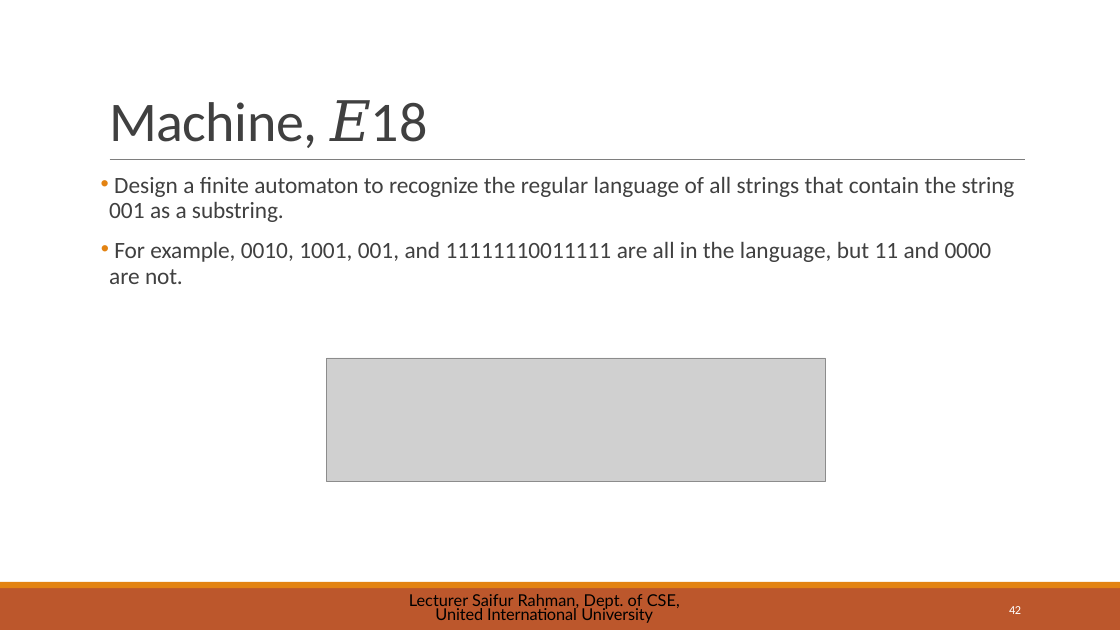
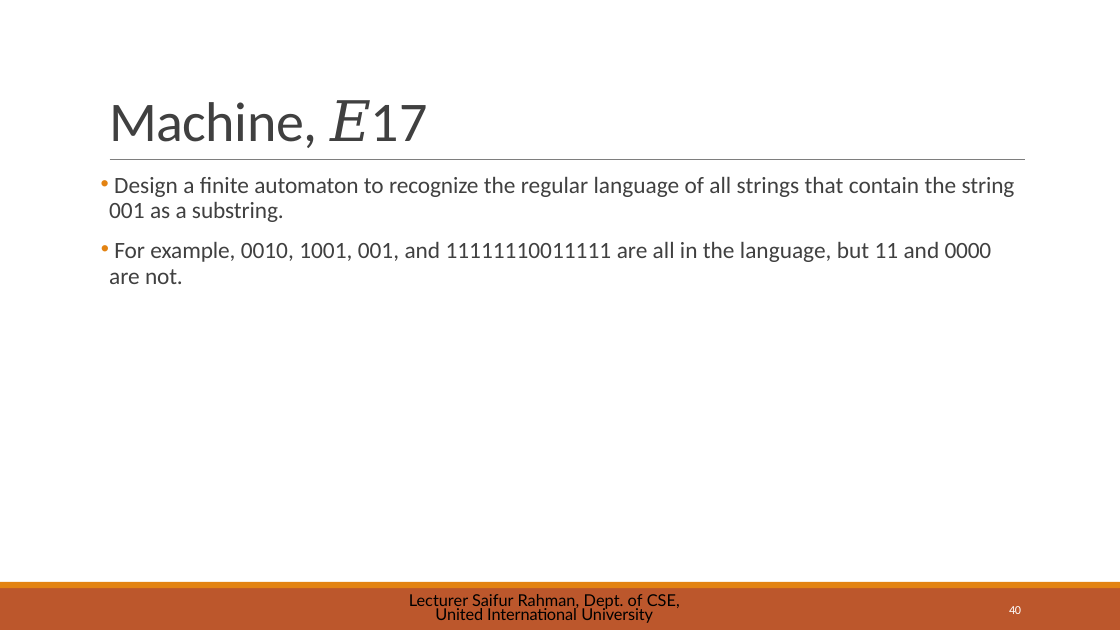
Before and after one commit to saifurrahman1701/UIU-Courses-Materials-, a slide deck: slide 40 of BSCSE/[251] Spring 2025/Theory of Computation_CSE 2233/Slides/03 - DFA.pptx (slide 42 before the commit). Drawn at 1120x630 pixels with LibreOffice and Linux fonts; fonts in the diff are those of the drawing; grey boxes stand for pictures. Boxes give left, top, right and bottom in pixels: in the first picture for what was removed or moved away, otherwise in the second. Text is boxed around its words. In the diff, an @@ line names an element or a change of style, - is before the commit and + after.

```diff
--- a/BSCSE/[251] Spring 2025/Theory of Computation_CSE 2233/Slides/03 - DFA.pptx
+++ b/BSCSE/[251] Spring 2025/Theory of Computation_CSE 2233/Slides/03 - DFA.pptx
@@ title at (x1=109, y1=100, x2=428, y2=148): text changed @@
-Machine, 𝐸18
+Machine, 𝐸17
@@ picture removed at (x1=327, y1=358, x2=825, y2=481) @@
@@ page number at (x1=1009, y1=606, x2=1021, y2=614): text changed @@
-42
+40
```
Also in this commit, not shown: 12 other slides changed, 5 slides added, 1 other file.
